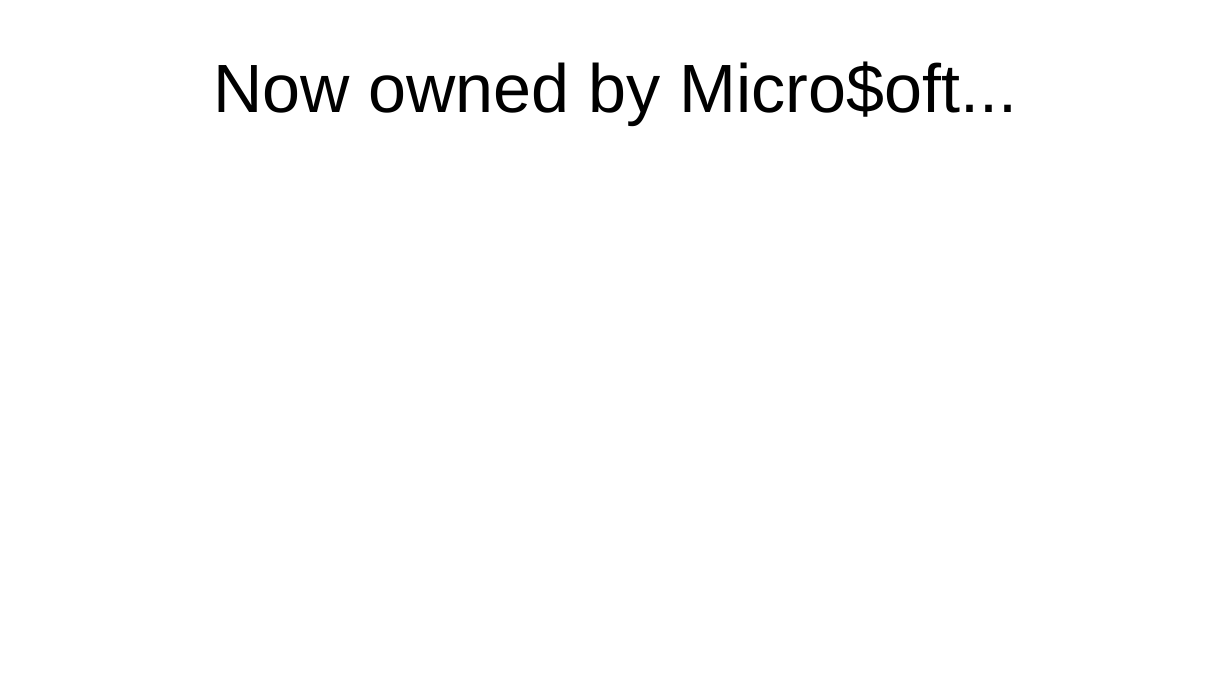
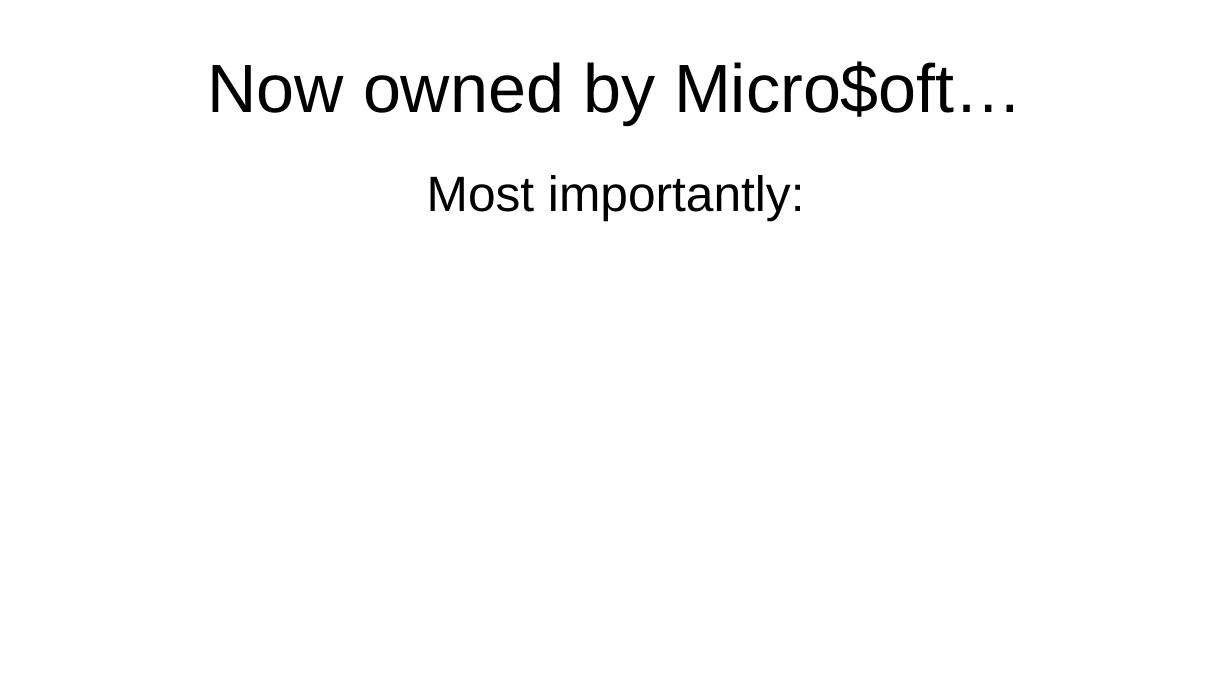
Before and after one commit to flintiii/TenStatementGit, a slide deck: slide 12 of vm_workshop_presentation.odp (slide 10 before the commit). Drawn at 1232x693 pixels with LibreOffice and Linux fonts; fonts in the diff are those of the drawing. Boxes give left, top, right and bottom in pixels: in the first picture for what was removed or moved away, otherwise in the second. Text is boxed around its words. In the diff, an @@ line names an element or a change of style, - is before the commit and + after.

```diff
--- a/vm_workshop_presentation.odp
+++ b/vm_workshop_presentation.odp
@@ title at [208,61,1023,125]: text changed @@
-Now owned by Micro$oft...
+Now owned by Micro$oft…
@@ text added at [427,175,805,221], 32 pt, text #000000 @@
+Most importantly:
```
Also in this commit, not shown: 5 other slides changed, 20 slides added, 16 slides removed.
